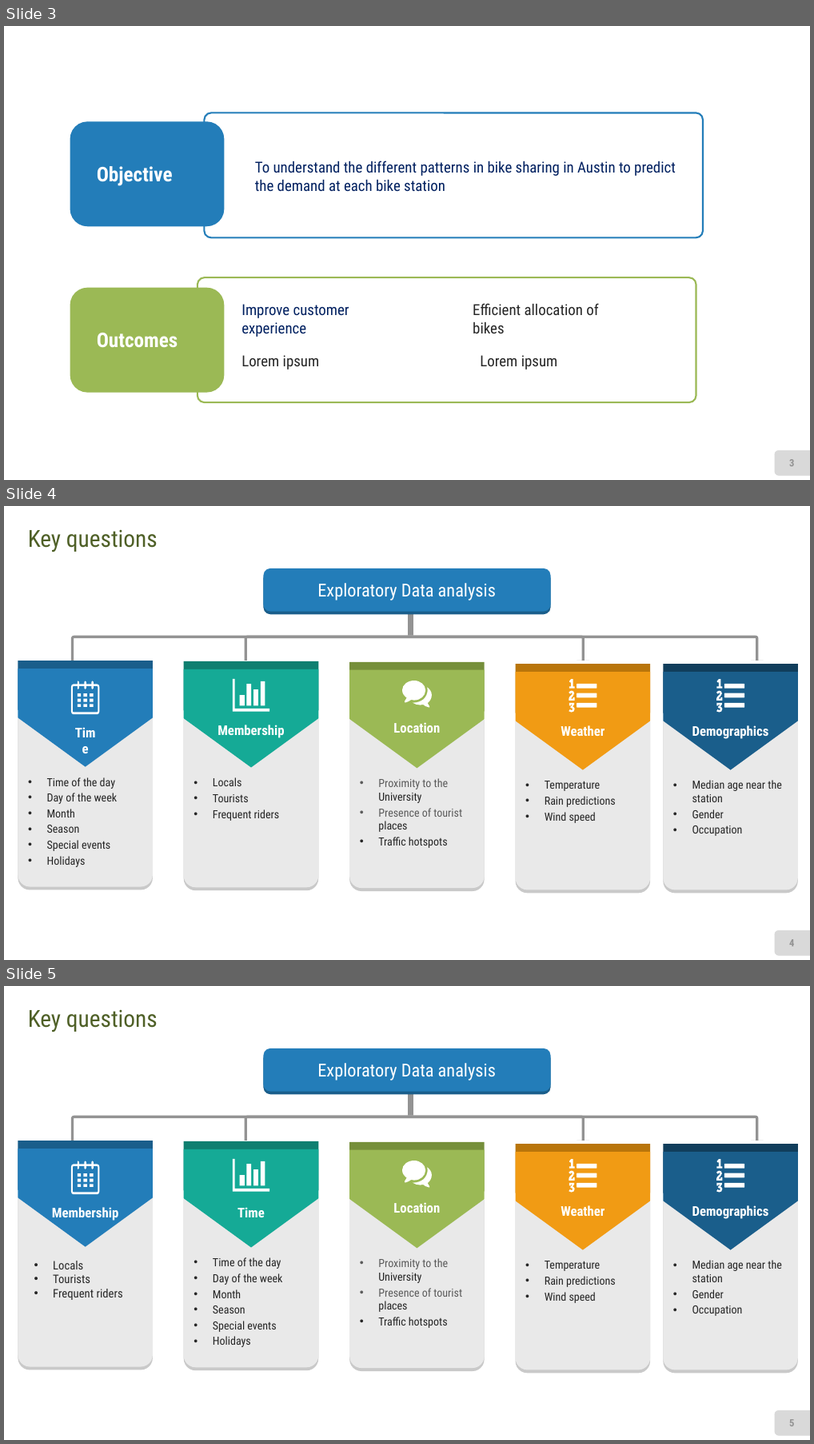
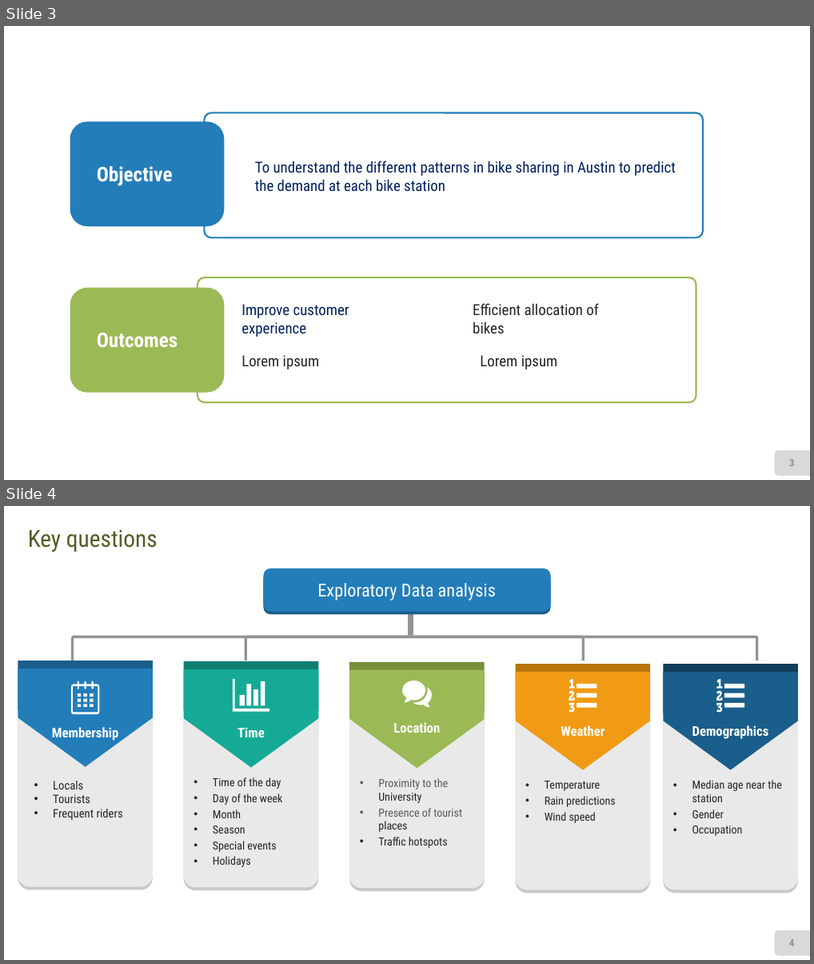
Before and after one commit to akhilesh-reddy/Strategy-consulting-for-bike-sharing, a slide deck: Group Project Final presentation.pptx. Shown one above the other, each under a label of ours: slides 3, 4 and 5 before the commit, slides 3 and 4 after it. The pictures are 814x1444 and 814x964 pixels, drawn with LibreOffice and Linux fonts; fonts in the diff are those of the drawing. Boxes give left, top, right and bottom in pixels: in the first picture for what was removed or moved away, otherwise in the second. Text is boxed around its words. In the diff, an @@ line names an element or a change of style, - is before the commit and + after.

```diff
--- a/Group Project Final presentation.pptx
+++ b/Group Project Final presentation.pptx
@@ slide 4 removed at [4, 506, 810, 960], background #FFFFFF; not listed: 1 template element that a slide beside it also shows @@
@@ text removed at [28, 530, 158, 552] @@
-Key questions
@@ rounded rectangle removed at [263, 572, 551, 614] @@
@@ rounded rectangle removed at [263, 568, 551, 612] @@
-Exploratory Data analysis
@@ rectangle removed at [408, 612, 414, 636] @@
@@ uturn arrow removed at [71, 636, 764, 660] @@
@@ uturn arrow removed at [245, 636, 590, 660] @@
@@ group removed at [18, 660, 153, 786]: 9 rectangles, 2 pentagon arrows, 1 text, 1 freeform shape @@
-Time
@@ group removed at [184, 661, 319, 767]: 2 pentagon arrows, 1 text, 1 freeform shape @@
-Membership
@@ group removed at [350, 662, 485, 768]: 2 pentagon arrows, 1 text, 1 freeform shape @@
-Location
@@ group removed at [515, 664, 650, 769]: 2 pentagon arrows, 1 text, 1 freeform shape @@
-Weather
@@ group removed at [664, 664, 798, 769]: 2 pentagon arrows, 1 text, 1 freeform shape @@
-Demographics
@@ round same rect removed at [18, 718, 153, 889] @@
@@ round same rect removed at [18, 718, 153, 887] @@
@@ round same rect removed at [184, 719, 318, 890] @@
@@ round same rect removed at [184, 719, 318, 887] @@
@@ round same rect removed at [350, 720, 485, 891] @@
@@ round same rect removed at [350, 720, 485, 888] @@
@@ round same rect removed at [516, 721, 650, 892] @@
@@ round same rect removed at [516, 721, 650, 889] @@
@@ round same rect removed at [663, 721, 798, 892] @@
@@ round same rect removed at [663, 721, 798, 889] @@
@@ text removed at [47, 777, 118, 867] @@
-• Time of the day
-• Day of the week
-• Month
-• Season
-• Special events
-• Holidays
@@ text removed at [213, 777, 280, 820] @@
-• Locals
-• Tourists
-• Frequent riders
@@ text removed at [378, 778, 462, 848] @@
-• Proximity to the University
-• Presence of tourist places
-• Traffic hotspots
@@ text removed at [545, 780, 616, 823] @@
-• Temperature
-• Rain predictions
-• Wind speed
@@ text removed at [693, 780, 782, 836] @@
-• Median age near the station
-• Gender
-• Occupation
@@ page number removed at [790, 939, 794, 946] @@
-4
@@ what was slide 5 is now slide 4 @@
@@ page number at [790, 939, 794, 946]: text changed @@
-5
+4
```
Also in this commit, not shown: 10 slides added, 9 other slides removed.
